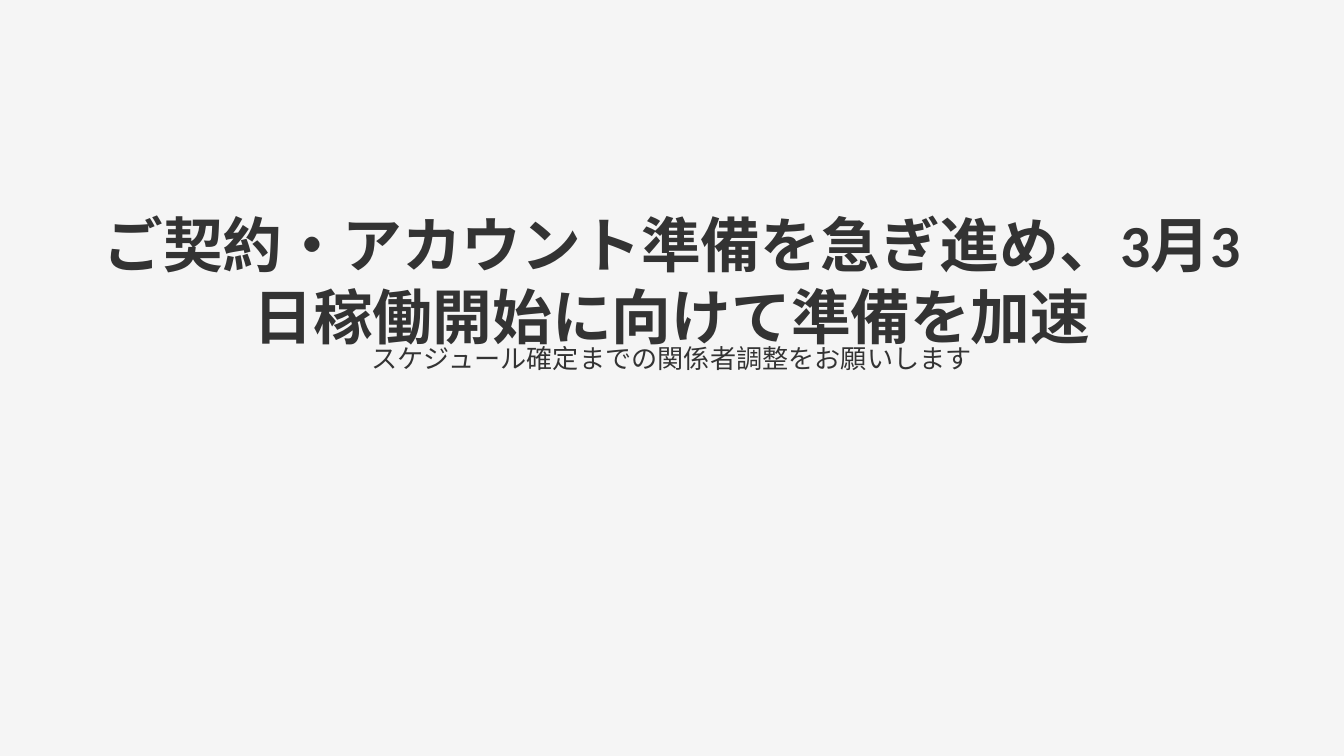
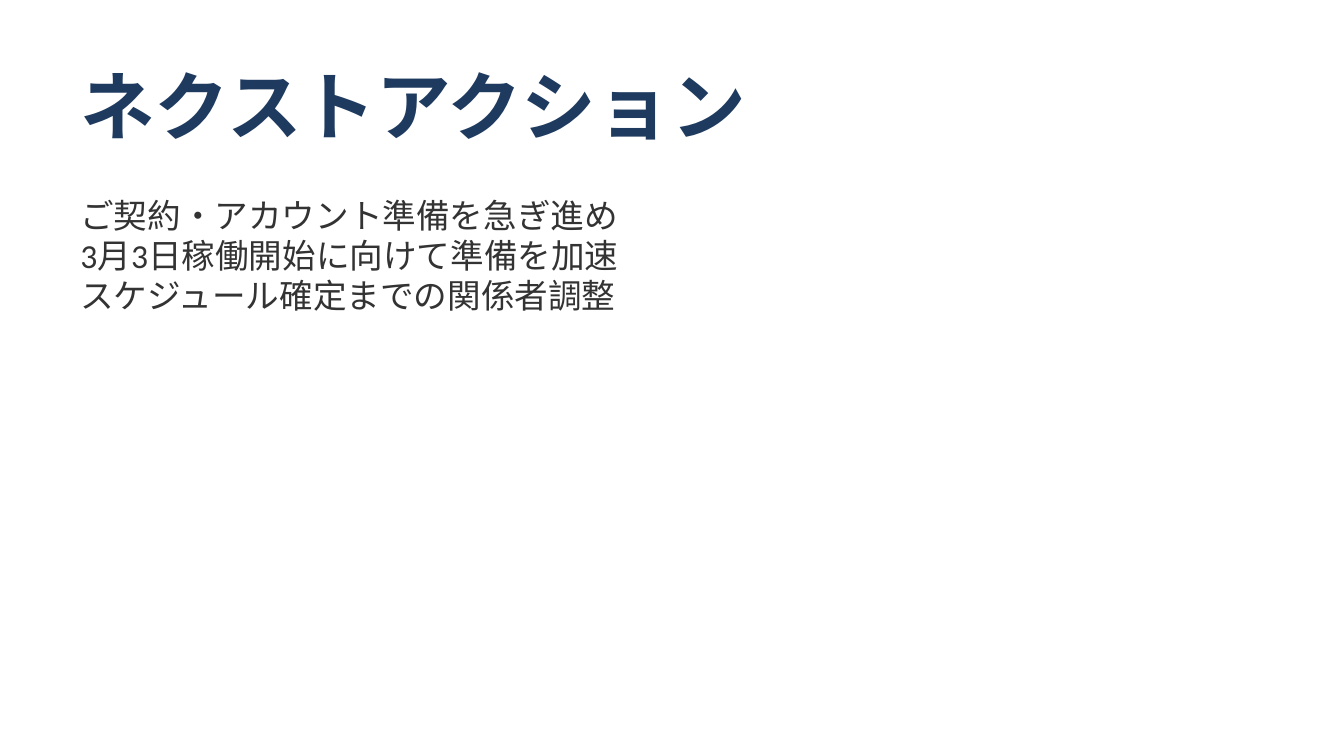
Before and after one commit to shoichitsuno-collab/MySpace_Shoichi-Tsuno, a slide deck: slide 14 of 匠技研工業プロジェクト_オンボーディング計画.pptx (slide 22 before the commit). Drawn at 1344x756 pixels with LibreOffice and Linux fonts; fonts in the diff are those of the drawing. Boxes give left, top, right and bottom in pixels: in the first picture for what was removed or moved away, otherwise in the second. Text is boxed around its words. In the diff, an @@ line names an element or a change of style, - is before the commit and + after.

```diff
--- a/匠技研工業プロジェクト_オンボーディング計画.pptx
+++ b/匠技研工業プロジェクト_オンボーディング計画.pptx
@@ background #F5F5F5 to #FFFFFF @@
@@ text added at [80, 72, 745, 140], 40 pt, text #1E3A5F, bold @@
+ネクストアクション
@@ text at [80, 199, 618, 311]: text changed; size 14 to 18 pt @@
-スケジュール確定までの関係者調整をお願いします
+ご契約・アカウント準備を急ぎ進め
+3月3日稼働開始に向けて準備を加速
+スケジュール確定までの関係者調整
@@ text removed at [103, 215, 1240, 273] @@
-ご契約・アカウント準備を急ぎ進め、3月3日稼働開始に向けて準備を加速
```
Also in this commit, not shown: 8 other slides changed, 5 slides added, 13 slides removed.
